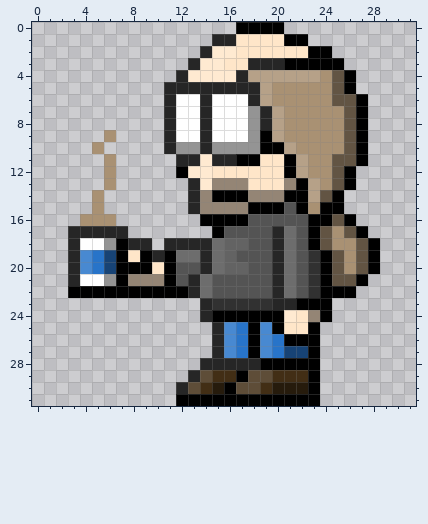
Pixel-art sprite: gfx/marckus.png. Above is the file before it was changed.
The file is 32x32 pixels.
And afterwards:
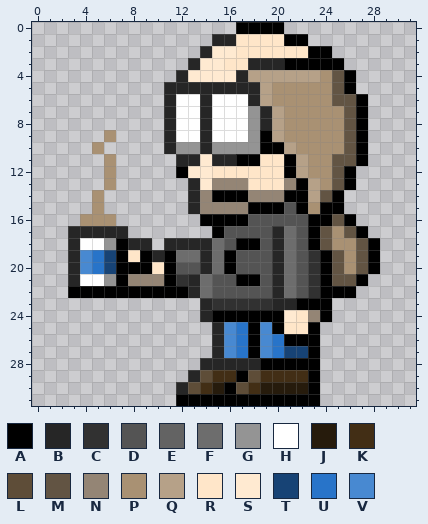
Palette (. is transparent): A #000000  B #262626  C #313131  D #545454  E #636363  F #6d6d6d  G #949494  H #ffffff  J #261b0c  K #422e15  L #5e4d38  M #625443  N #948575  P #a99173  Q #b6a188  R #ffe6c9  S #ffead1  T #174375  U #2874c9  V #4889d1
Difference:
Changed rows in their new state; - is an unchanged pixel.
first column x 12:
18 ----DAA
19 ----A--
20 ----AD-
21 C----AA
first column x 18:
29 -K
30 KJ
Pixel boxes of the changes (left, top, right, bottom) in both pictures:
changed: (176, 238, 260, 286)
changed: (248, 370, 272, 394)
